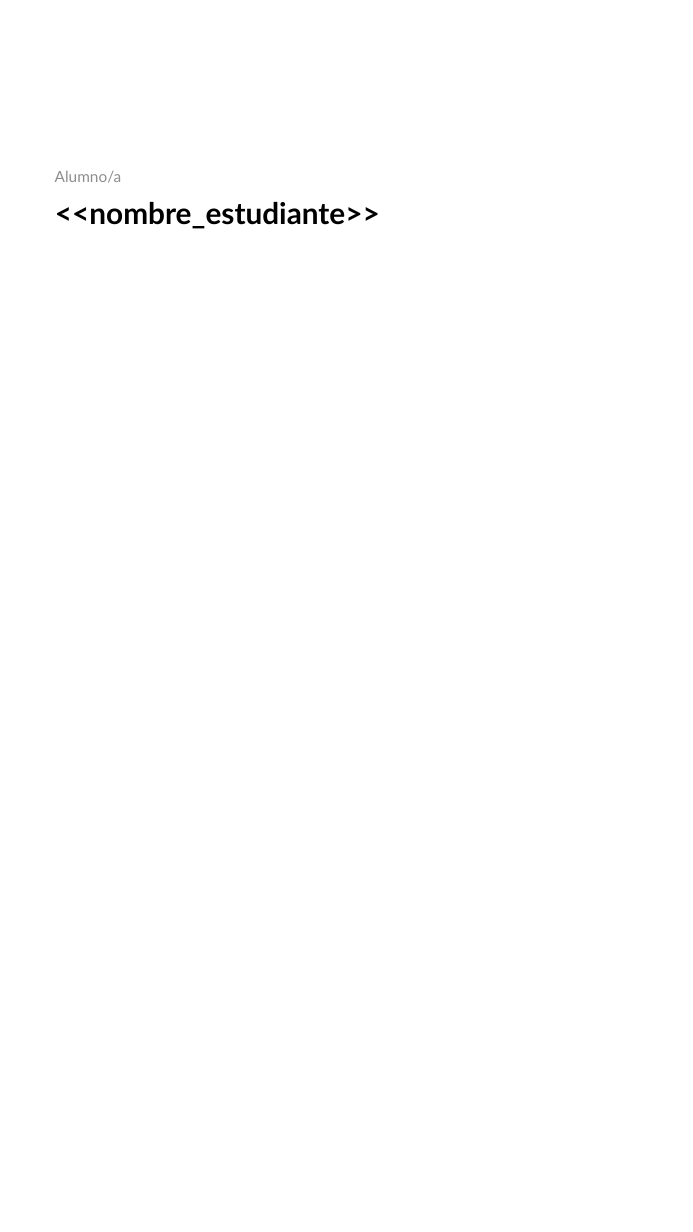
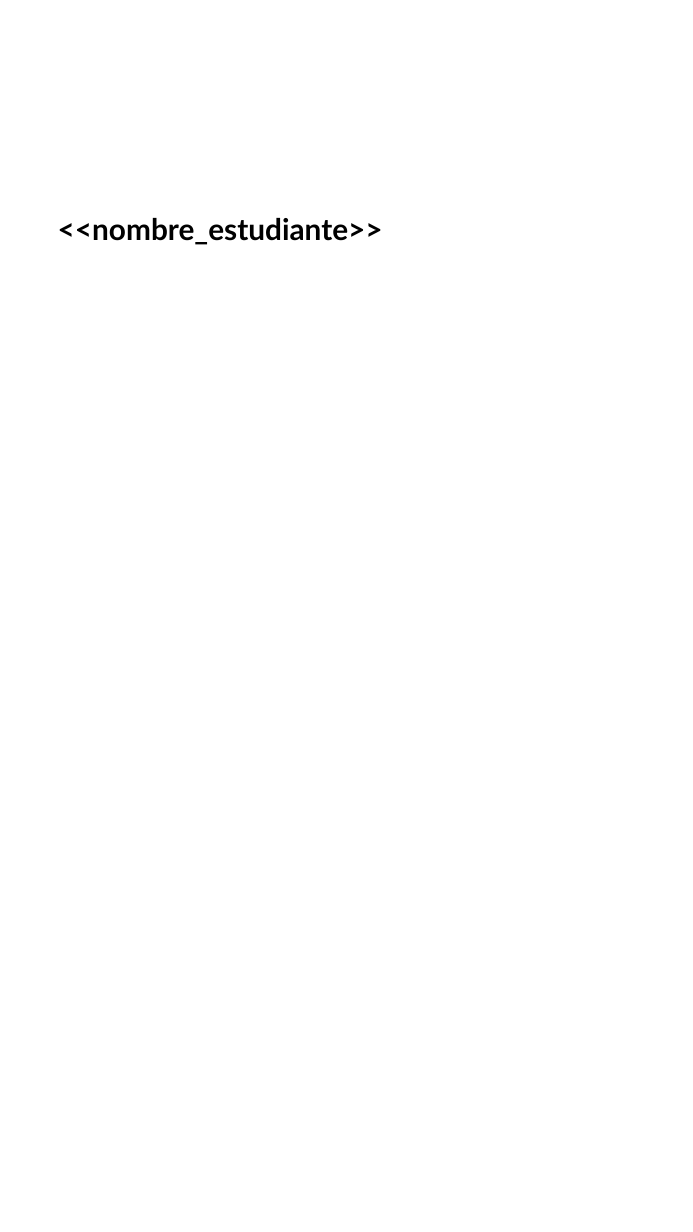
Before and after one commit to gero-educacion/reportgen, a slide deck: slide 1 of assets/template_utp_padres.pptx. Drawn at 693x1232 pixels with LibreOffice and Linux fonts; fonts in the diff are those of the drawing; background and template pictures are left out. Boxes give left, top, right and bottom in pixels: in the first picture for what was removed or moved away, otherwise in the second. Text is boxed around its words. In the diff, an @@ line names an element or a change of style, - is before the commit and + after.

Commit message:
Alumno/a

```diff
--- a/assets/template_utp_padres.pptx
+++ b/assets/template_utp_padres.pptx
@@ text removed at [55,171,122,183] @@
-Alumno/a
@@ text "<<nombre_estudiante>>": place and size @@
-text "<<nombre_estudiante>>" at [55,202,380,229]
+text "<<nombre_estudiante>>" at [58,218,383,245]
```
